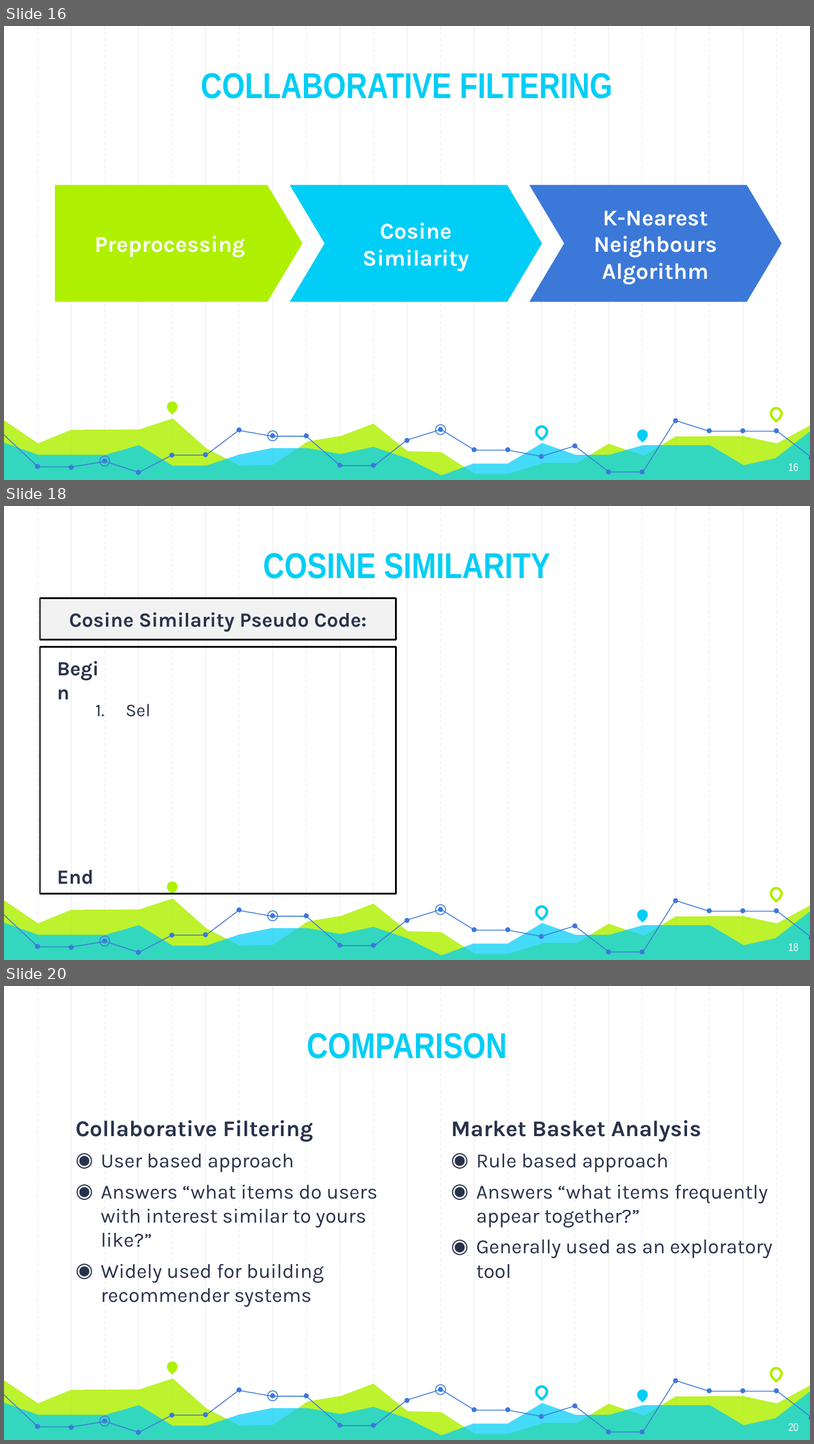
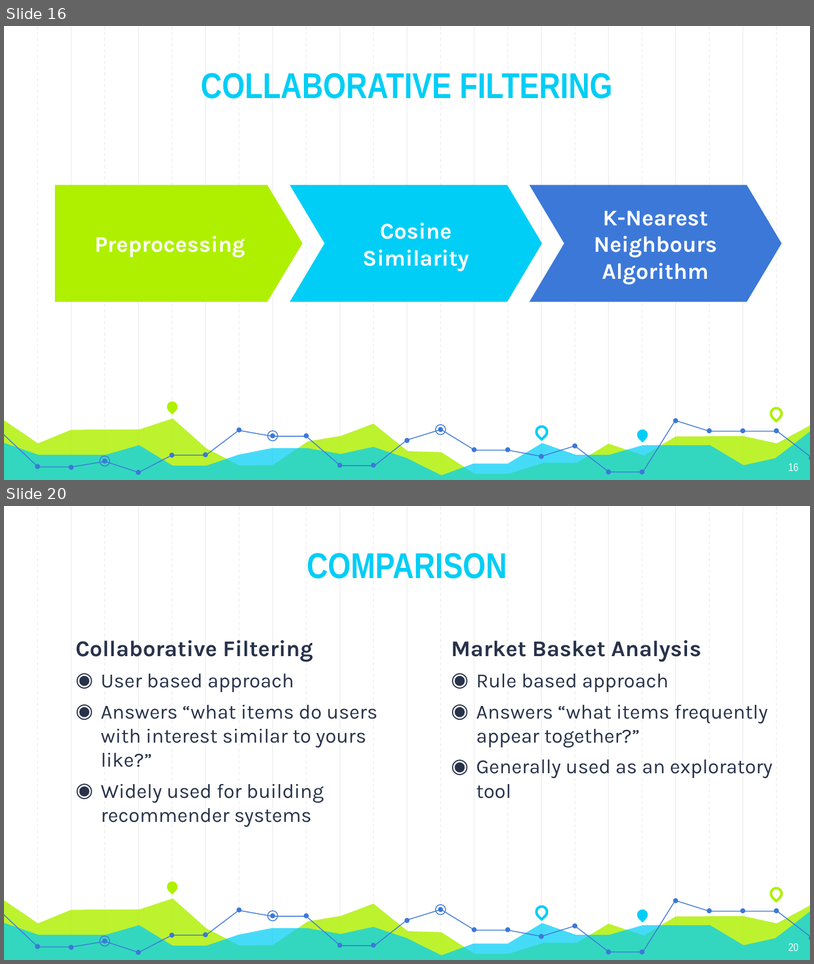
Before and after one commit to Andyayk/app, a slide deck: Graph Based Search.pptx. Shown one above the other, each under a label of ours: slides 16, 18 and 20 before the commit, slides 16 and 20 after it; the slides between them are not shown. The pictures are 814x1444 and 814x964 pixels, drawn with LibreOffice and Linux fonts; fonts in the diff are those of the drawing. Boxes give left, top, right and bottom in pixels: in the first picture for what was removed or moved away, otherwise in the second. Text is boxed around its words. In the diff, an @@ line names an element or a change of style, - is before the commit and + after.

```diff
--- a/Graph Based Search.pptx
+++ b/Graph Based Search.pptx
@@ slide 18 removed at <box>4,506,810,960</box>, background #FFFFFF; not listed: 59 template elements that a slide beside it also shows @@
@@ text removed at <box>263,553,551,579</box> @@
-COSINE SIMILARITY
@@ rectangle removed at <box>40,598,397,639</box> @@
-Cosine Similarity Pseudo Code:
@@ rectangle removed at <box>40,647,397,894</box> @@
@@ text removed at <box>40,647,117,685</box> @@
-Begin
@@ text removed at <box>126,703,151,717</box> @@
-1. Sel
@@ text removed at <box>57,870,93,884</box> @@
-End
@@ page number removed at <box>789,943,799,951</box> @@
-18
```
Also in this commit, not shown: 6 slides changed, 1 slide added, 1 other file.
